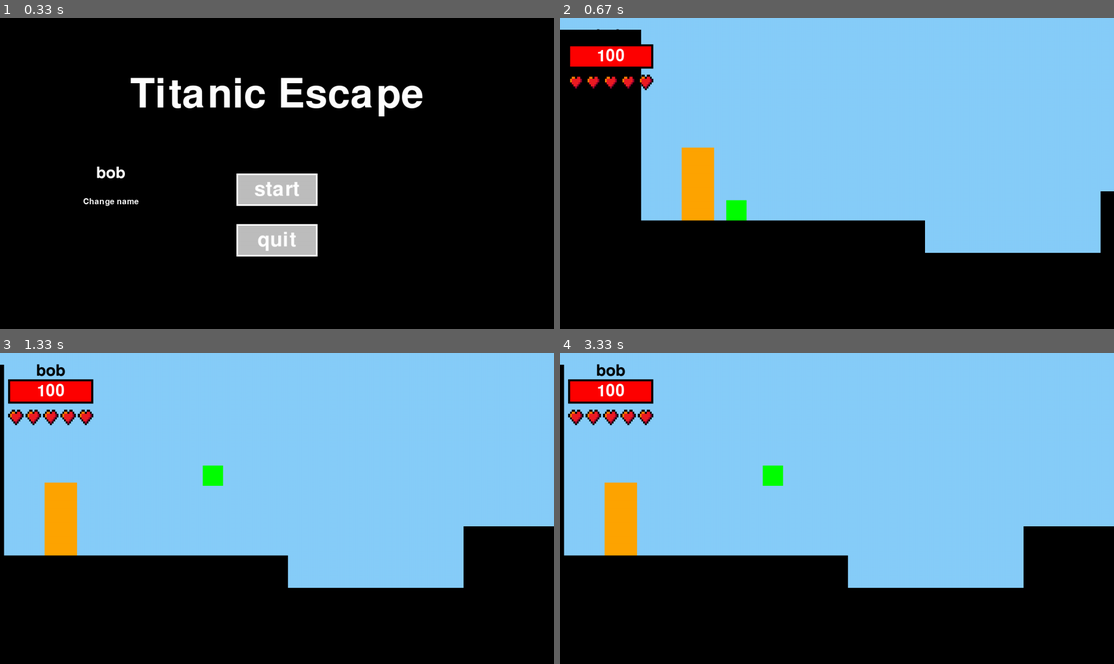
Above: before the commit, frames 1-4 (two rows, left to right).
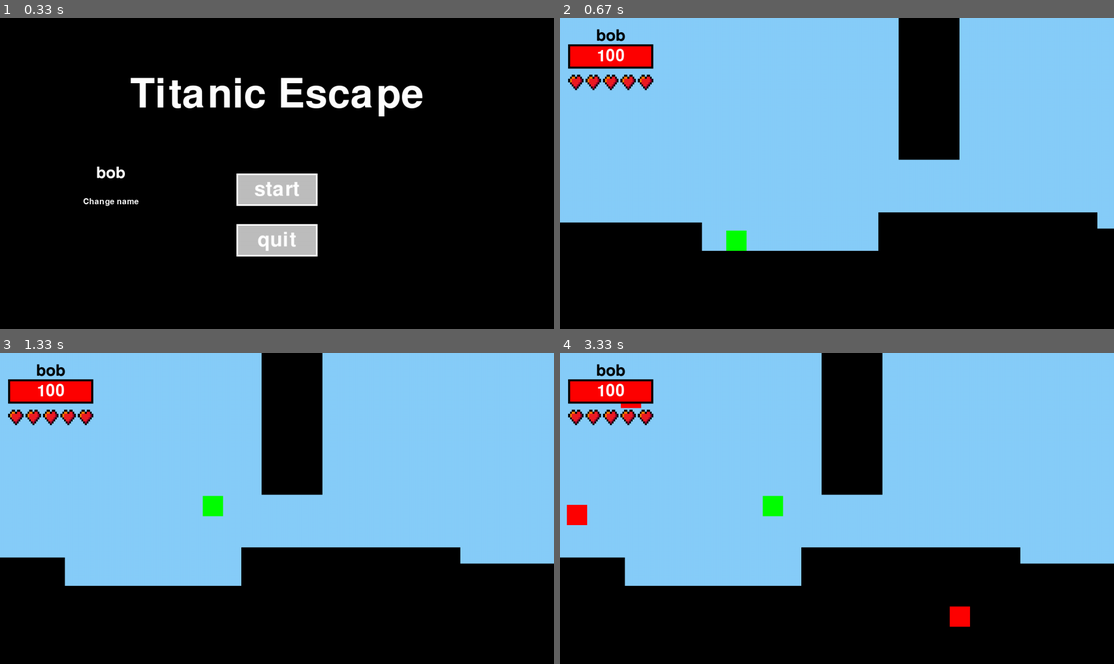
Above: after the commit, the same moments.

Repository: cast-hen/titanic_escape
Game: pygame game, started from main.py
Two runs of this game, one before a commit and one after it. Both use one fixed random seed, a clock stepped at 60 frames per second and the inputs below.
Inputs (mouse positions are in pixels of both pictures, inside the frame that each line leads up to):
- Up to frame 1 (0.33 s): no input
- Up to frame 2 (0.67 s): click (837, 173) at 0.38 s
- Up to frame 3 (1.33 s): hold D 0.67-1.13 s; move the mouse to (144, 511) at 0.7 s; hold W from 1.17 s (still down); move the mouse to (105, 461) at 1.2 s
- Up to frame 4 (3.33 s): release W at 1.63 s; hold W from 3.17 s (still down)

Frame 1 is identical in both runs. In frame 2, 22% of the frame differs, in the area x 0-100%, y 0-76%; in frame 3, 17%; in frame 4, 18%.

Commit message:
code georganiseerd en randomness vallende blokken toegevoegd

Diff:
--- a/parkour_functies.py
+++ b/parkour_functies.py
@@ -1,6 +1,7 @@
 from pauze import *
 from common import *
 import pygame
+import random
 from pygame import RESIZABLE
 import time
 gravity = 0.6
@@ -81,25 +82,29 @@
         self.Rect = pygame.draw.rect(surface, self.color, (self.xpos - CameraPosx, self.ypos, self.width, self.height))
 
 class MoveObject:
-    def __init__(self, StartPos, EndPos, Speed, WaitTime, Teleport):
+    def __init__(self, StartPos, EndPos, Speed, WaitTime, Teleport, Randomness):
         self.StartPos = StartPos
         self.EndPos = EndPos
         self.Speed = 100 / Speed
         self.WaitTime = WaitTime
         self.Teleport = Teleport
+        self.Randomness = Randomness
+
+        self.randomNumber = 0
 
         self.xDirection = self.EndPos[0] - self.StartPos[0]
         self.yDirection = self.EndPos[1] - self.StartPos[1]
         self.Direction = (self.xDirection / self.Speed, self.yDirection / self.Speed)
 
     def Move(self, pos):
-
+        if self.randomNumber == 0:
+            self.randomNumber = random.randint(-self.Randomness, self.Randomness)
         if pos == self.StartPos:
             xDirection = self.EndPos[0] - self.StartPos[0]
             yDirection = self.EndPos[1] - self.StartPos[1]
             self.Direction = (xDirection / self.Speed, yDirection / self.Speed)
 
-        if 8 > (self.EndPos[0] - pos[0]) + (self.EndPos[1] - pos[1]) > -8 :
+        if 8 > (self.EndPos[0] - pos[0] + self.randomNumber) + (self.EndPos[1] - pos[1]) > -8 :
             if self.Teleport:
                 endpos = self.EndPos
                 self.EndPos = self.StartPos
@@ -107,8 +112,12 @@
                 xDirection = self.EndPos[0] - self.StartPos[0]
                 yDirection = self.EndPos[1] - self.StartPos[1]
                 self.Direction = (xDirection / self.Speed, yDirection / self.Speed)
+                self.randomNumber = 0
+
             else:
-                pos = self.StartPos
+                self.randomNumber = random.randint(-self.Randomness, self.Randomness)
+                pos = (self.StartPos[0]  + self.randomNumber, self.StartPos[1])
+
 
 
         TargetPos = pos[0] + self.Direction[0], pos[1] + self.Direction[1]
@@ -128,7 +137,7 @@
     jump_height = -25
     speed = 10
     running = True
-    scene = 1
+    scene = 12
     mouseDown = False
     CameraPosx = 0
     RespawnPos = (-900, 450)
@@ -185,18 +194,42 @@
     cube39 = Objects(625, 500, 430, 250, 'black', 1, 0, 0, 10, "Collider")
     cube40 = Objects(1025, 280, 400, 475, 'black', 1, 0, 0, 10, "Collider")
 
-    cube41 = Objects(460, 0, 60, 60, 'red', 1, 0, 0, 10, MoveObject((460, -100), (460, 2000), 0.5, 10, False))
-    cube42 = Objects(1050, 600, 60, 60, 'red', 1, 0, 0, 10, MoveObject((1050, -100), (1050, 2000), 0.4, 10, False))
-    cube43 = Objects(150, 300, 60, 60, 'red', 1, 0, 0, 10, MoveObject((150, -100), (150, 2000), 0.6, 10, False))
+    cube41 = Objects(460, 0, 60, 60, 'red', 1, 0, 0, 10, MoveObject((460, -100), (460, 2000), 0.5, 10, False, 0))
+    cube42 = Objects(1050, 600, 60, 60, 'red', 1, 0, 0, 10, MoveObject((1050, -100), (1050, 2000), 0.4, 10, False, 0))
+    cube43 = Objects(150, 300, 60, 60, 'red', 1, 0, 0, 10, MoveObject((150, -100), (150, 2000), 0.6, 10, False, 0))
 
     cube44 = Objects(-500, 285, 400, 600, 'black', 1, 0, 0, 11, "Collider")
     cube45 = Objects(216, 400, 475, 370, 'black', 1, 0, 0, 11, "Collider")
-
-    cube46 = Objects(0, -100, 60, 60, 'red', 1, 0, 0, 11, MoveObject((0, -100), (0, 2000), 1, 10, False))
-    cube47 = Objects(50, -250, 60, 60, 'red', 1, 0, 0, 11, MoveObject((50, -100), (50, 2000), 1, 10, False))
+    cube48 = Objects(1050, 500, 350, 300, 'black', 1, 0, 0, 11, "Collider")
+
+    cube46 = Objects(0, -100, 60, 60, 'red', 1, 0, 0, 11, MoveObject((0, -100), (0, 2000), 1, 10, False, 0))
+    cube47 = Objects(50, -250, 60, 60, 'red', 1, 0, 0, 11, MoveObject((50, -100), (50, 2000), 1, 10, False, 0))
+    cube49 = Objects(790, -100, 150, 150, 'red', 1, 0, 0, 11, MoveObject((790, -100), (790, 2000), 0.8, 10, False, 0))
+    cube50 = Objects(800, 1000, 150, 150, 'red', 1, 0, 0, 11, MoveObject((790, -100), (790, 2000), 0.8, 10, False, 0))
+
+    cube51 = Objects(-500, 505, 350, 300, 'black', 1, 0, 0, 12, "Collider")
+    cube52 = Objects(-160, 575, 600, 250, 'black', 1, 0, 0, 12, "Collider")
+    cube53 = Objects(285, 480, 540, 290, 'black', 1, 0, 0, 12, "Collider")
+    cube54 = Objects(335, 0, 150, 350, 'black', 1, 0, 0, 12, "Collider")
+    cube55 = Objects(810, 520, 560, 250, 'black', 1, 0, 0, 12, "Collider")
+
+    cube56 = Objects(-500, 1000, 50, 50, 'red', 1, 0, 0, 12, MoveObject((400, -100), (400, 2000), 0.63, 10, False, 900))
+    cube57 = Objects(-500, 1000, 50, 50, 'red', 1, 0, 0, 12, MoveObject((400, -100), (400, 2000), 0.73, 10, False, 900))
+    cube58 = Objects(-500, 1000, 50, 50, 'red', 1, 0, 0, 12, MoveObject((400, -100), (400, 2000), 0.5, 10, False, 900))
+    cube59 = Objects(-500, 1000, 50, 50, 'red', 1, 0, 0, 12, MoveObject((400, -100), (400, 2000), 0.8, 10, False, 900))
+    cube60 = Objects(-500, 1000, 50, 50, 'red', 1, 0, 0, 12, MoveObject((400, -100), (400, 2000), 0.75, 10, False, 900))
+    cube61 = Objects(-500, 1000, 50, 50, 'red', 1, 0, 0, 12, MoveObject((400, -100), (400, 2000), 0.7, 10, False, 900))
+    cube62 = Objects(-500, 1000, 50, 50, 'red', 1, 0, 0, 12, MoveObject((400, -100), (400, 2000), 0.55, 10, False, 900))
+    cube63 = Objects(-500, 1000, 50, 50, 'red', 1, 0, 0, 12, MoveObject((400, -100), (400, 2000), 0.65, 10, False, 900))
 
     # voeg hier nieuwe platformen to zodat ze collision krijgen.
-    platforms = [cube1, cube2, cube3, cube4, cube5, cube6, cube7, cube8, cube9, cube10, cube11, cube12, cube13, cube14, cube15, cube16, cube17, cube18, cube19, cube20, cube21, cube22, cube23, cube24, cube25, cube26, cube27, cube28, cube29, cube30, cube31, cube32, cube33, cube34, cube35, cube36, cube37, cube38, cube39, cube40, cube41, cube42, cube43, cube44, cube45, cube46, cube47]
+    platforms = [cube1, cube2, cube3, cube4, cube5, cube6, cube7, cube8, cube9, cube10,
+                 cube11, cube12, cube13, cube14, cube15, cube16, cube17, cube18, cube19, cube20,
+                 cube21, cube22, cube23, cube24, cube25, cube26, cube27, cube28, cube29, cube30,
+                 cube31, cube32, cube33, cube34, cube35, cube36, cube37, cube38, cube39, cube40,
+                 cube41, cube42, cube43, cube44, cube45, cube46, cube47, cube48, cube49, cube50,
+                 cube51, cube52, cube53, cube54, cube55, cube56, cube57, cube58, cube59, cube60,
+                 cube61, cube62, cube63]
 
     PlayerPos2 = (playerObject.xpos, playerObject.ypos)
     PlayerPos1 = PlayerPos2
@@ -214,6 +247,7 @@
         screen.fill((135, 206, 250))
         Colliders = playerObject.update_pos(platforms, CameraPosx, scene)
 
+        #Collision glitch fix
         if CollisionGlitch:
 
             if Afstand(PlayerPos1, PlayerPos2) < 50 or Afstand(PlayerPos1, PlayerPos2) > 500 :
@@ -230,98 +264,65 @@
 
 
         #spawnt alle objects
+
+        for platform in platforms:
+            if platform.ObjectScene == scene:
+                platform.draw(screen, CameraPosx)
+            if type(platform.Type) == MoveObject:
+                (platform.xpos, platform.ypos) = platform.Type.Move((int(platform.xpos), int(platform.ypos)))
         if scene == 1:
             RespawnPos = (270, 450)
             playerObject.draw(screen, CameraPosx)
-            cube1.draw(screen, CameraPosx)
-            cube10.draw(screen, CameraPosx)
-            cube2.draw(screen, CameraPosx)
-            cube3.draw(screen, CameraPosx)
 
             cube16.draw(screen, CameraPosx)
         if scene == 2:
             RespawnPos = (-35, 400)
             playerObject.draw(screen, CameraPosx)
-            cube4.draw(screen, CameraPosx)
-            cube6.draw(screen, CameraPosx)
-            cube5.draw(screen, CameraPosx)
-            cube7.draw(screen, CameraPosx)
-            cube8.draw(screen, CameraPosx)
-            print(CameraPosx)
+
         if scene == 3:
             scene += 1
         if scene == 4:
             RespawnPos = (-170, 500)
             playerObject.draw(screen, CameraPosx)
-            cube9.draw(screen, CameraPosx)
-            cube11.draw(screen, CameraPosx)
-            cube12.draw(screen, CameraPosx)
-            cube13.draw(screen, CameraPosx)
-            cube14.draw(screen, CameraPosx)
-            cube15.draw(screen, CameraPosx)
+
         if scene == 5:
             RespawnPos = (-175, 370)
             playerObject.draw(screen, CameraPosx)
-            cube17.draw(screen, CameraPosx)
-            cube18.draw(screen, CameraPosx)
-            cube19.draw(screen, CameraPosx)
-            cube20.draw(screen, CameraPosx)
-            cube21.draw(screen, CameraPosx)
-            cube22.draw(screen, CameraPosx)
-            cube23.draw(screen, CameraPosx)
+
         if scene == 6:
             RespawnPos = (-380, 385)
             playerObject.draw(screen, CameraPosx)
-            cube24.draw(screen, CameraPosx)
-            cube25.draw(screen, CameraPosx)
-            cube26.draw(screen, CameraPosx)
-            cube27.draw(screen, CameraPosx)
-            cube28.draw(screen, CameraPosx)
+
         if scene == 7:
             RespawnPos = (-340, 350)
             playerObject.draw(screen, CameraPosx)
-            cube29.draw(screen, CameraPosx)
-            cube30.draw(screen, CameraPosx)
-            cube31.draw(screen, CameraPosx)
+
         if scene == 8:
             RespawnPos = (-340, 350)
             playerObject.draw(screen, CameraPosx)
-            cube32.draw(screen, CameraPosx)
-            cube33.draw(screen, CameraPosx)
-            cube34.draw(screen, CameraPosx)
-            cube35.draw(screen, CameraPosx)
+
         if scene == 9:
             LevelGehaald()
             scene += 1
             player.lives = 5
         if scene == 10:
             RespawnPos = (-340, 350)
-
-            cube41.draw(screen, CameraPosx)
-            cube42.draw(screen, CameraPosx)
-            cube43.draw(screen, CameraPosx)
-
-            playerObject.draw(screen, CameraPosx)
-            cube36.draw(screen, CameraPosx)
-            cube37.draw(screen, CameraPosx)
-            cube38.draw(screen, CameraPosx)
-            cube39.draw(screen, CameraPosx)
-            cube40.draw(screen, CameraPosx)
+            playerObject.draw(screen, CameraPosx)
 
         if scene == 11:
-            RespawnPos = (-340, 350)
-
-            cube46.draw(screen, CameraPosx)
-            cube47.draw(screen, CameraPosx)
-
-            playerObject.draw(screen, CameraPosx)
-            cube44.draw(screen, CameraPosx)
-            cube45.draw(screen, CameraPosx)
-
-
-
-
+            RespawnPos = (-340, 150)
+
+            playerObject.draw(screen, CameraPosx)
         if scene == 12:
+            RespawnPos = (-340, 400)
+
+            playerObject.draw(screen, CameraPosx)
+
+
+
+
+
+        if scene == 13:
             eind()
             return "Menu"
 
@@ -342,14 +343,6 @@
             #returns enemy waarmee je collide
             if type(Collider) == enemy:
                 return Collider
-
-
-
-        (cube41.xpos, cube41.ypos) = cube41.Type.Move((int(cube41.xpos), int(cube41.ypos)))
-        (cube42.xpos, cube42.ypos) = cube42.Type.Move((int(cube42.xpos), int(cube42.ypos)))
-        (cube43.xpos, cube43.ypos) = cube43.Type.Move((int(cube43.xpos), int(cube43.ypos)))
-        (cube46.xpos, cube46.ypos) = cube46.Type.Move((int(cube46.xpos), int(cube46.ypos)))
-        (cube47.xpos, cube47.ypos) = cube47.Type.Move((int(cube47.xpos), int(cube47.ypos)))
 
 
         # veranderd camera position
